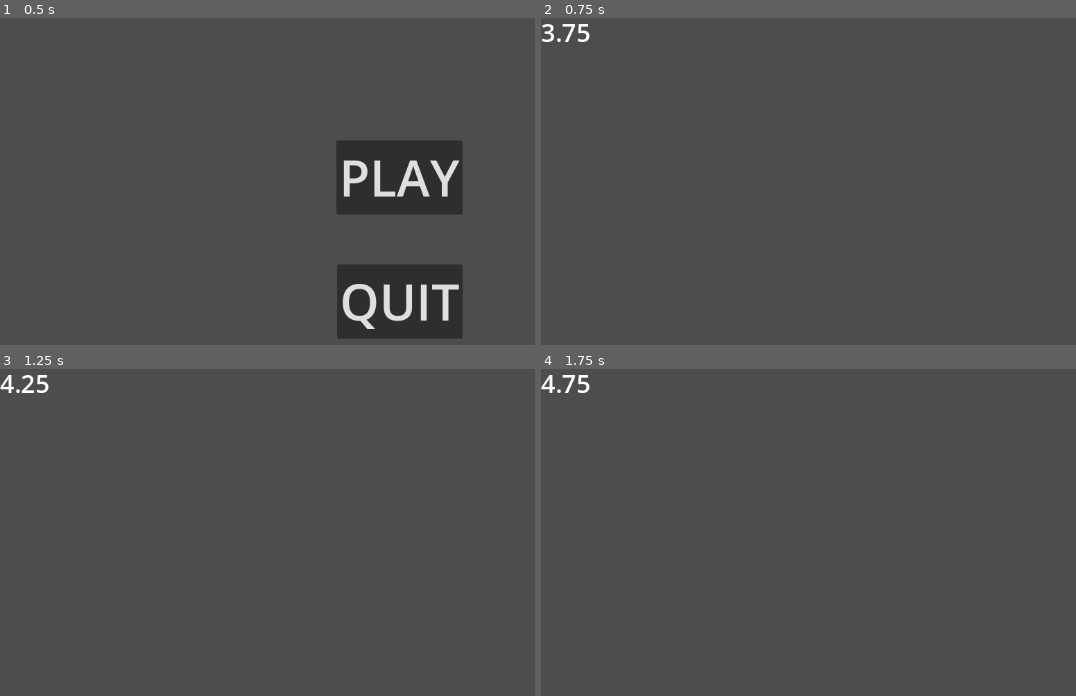
Above: before the commit, frames 1-4 (two rows, left to right).
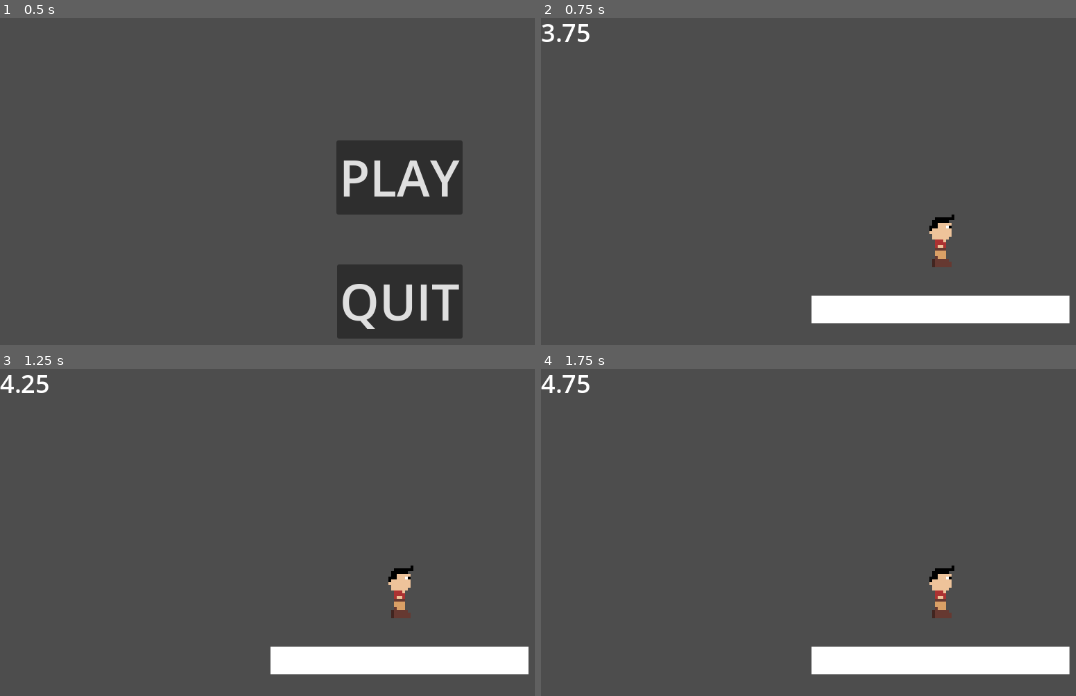
Above: after the commit, the same moments.

Repository: akiiris/lavaboy
Game: Godot game, scene res://scenes/game.tscn
The game is run twice, just before and just after one commit, with the same random seed, the same clock (stepped at 60 frames per second) and the same inputs.
Inputs:
- Up to frame 1 (0.5 s): no input
- Up to frame 2 (0.75 s): click "PLAY" at 0.5 s
- Up to frame 3 (1.25 s): no input
- Up to frame 4 (1.75 s): no input

Frame 1 is identical in both runs. In frame 2, 4.8% of the frame differs, in the area x 50-99%, y 59-94%; in frame 3, 4.8%; in frame 4, 4.8%.

Commit message:
Move player spawning into game script

Diff:
--- a/scenes/game.gd
+++ b/scenes/game.gd
@@ -2,6 +2,7 @@
 
 const map_selection_scene: PackedScene = preload("res://scenes/ui/map_selection/map_selection.tscn")
 var map_selection_instance = map_selection_scene.instantiate()
+const player_scene: PackedScene = preload("res://scenes/player/player.tscn")
 
 const lava_map_scene: PackedScene = preload("res://scenes/maps/lava_map/lava_map.tscn")
 
@@ -16,3 +17,6 @@
 
 func start_game(map):
 	add_child(map)
+	var player_instance = player_scene.instantiate()
+	map.add_child(player_instance)
+	player_instance.global_position = map.get_node("PlayerSpawnpoint").global_position
--- a/scenes/maps/lava_map/lava_map.tscn
+++ b/scenes/maps/lava_map/lava_map.tscn
@@ -1,6 +1,7 @@
-[gd_scene load_steps=2 format=3 uid="uid://c2lj2s6b37ov4"]
+[gd_scene load_steps=3 format=3 uid="uid://c2lj2s6b37ov4"]
 
 [ext_resource type="Script" path="res://scenes/maps/lava_map/lava_map.gd" id="1_6y1m7"]
+[ext_resource type="PackedScene" uid="uid://uf2ledpt5k7e" path="res://scenes/platform/platform.tscn" id="2_c8f4w"]
 
 [node name="LavaMap" type="Node2D"]
 script = ExtResource("1_6y1m7")
@@ -14,3 +15,8 @@
 offset_bottom = -274.0
 theme_override_font_sizes/font_size = 36
 metadata/_edit_lock_ = true
+
+[node name="PlayerSpawnpoint" type="Marker2D" parent="."]
+
+[node name="Platform" parent="." instance=ExtResource("2_c8f4w")]
+position = Vector2(-186, 81)
